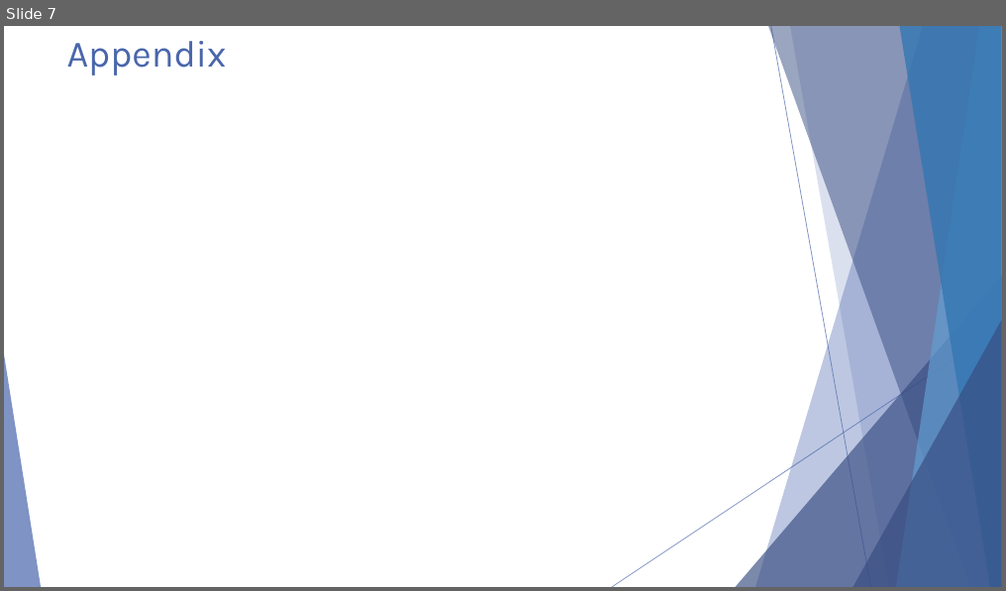
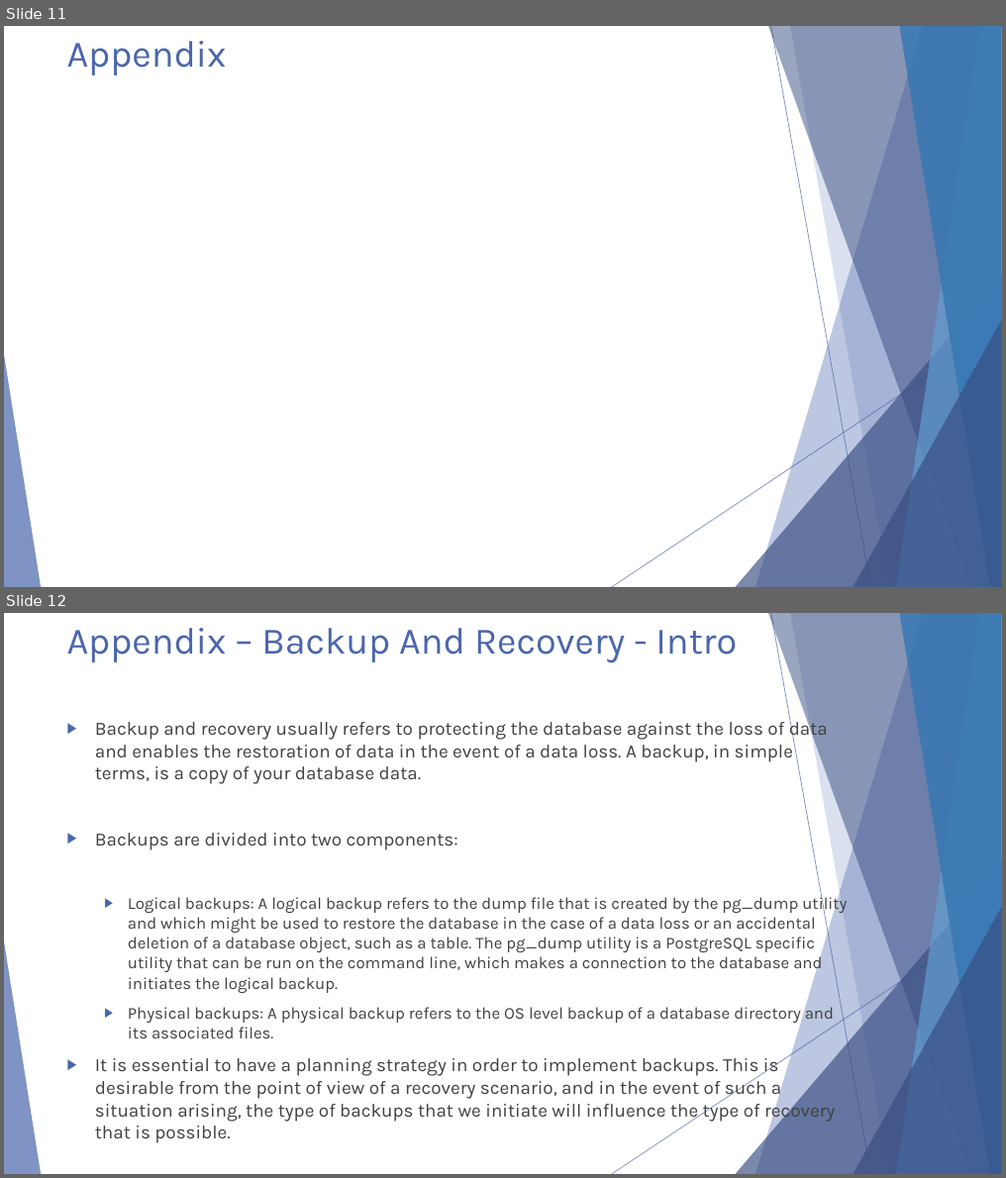
Before and after one commit to michaelrishiforrester/IntrotoPostgres2016, a slide deck: Presentations/Postgresql Presentation Day 2.pptx. Shown one above the other, each under a label of ours: slide 7 before the commit, slides 11 and 12 after it. The pictures are 1006x591 and 1006x1178 pixels, drawn with LibreOffice and Linux fonts; fonts in the diff are those of the drawing. Boxes give left, top, right and bottom in pixels: in the first picture for what was removed or moved away, otherwise in the second. Text is boxed around its words. In the diff, an @@ line names an element or a change of style, - is before the commit and + after.

```diff
--- a/Presentations/Postgresql Presentation Day 2.pptx
+++ b/Presentations/Postgresql Presentation Day 2.pptx
@@ slide 12 added at [4,613,1002,1174], background #FFFFFF; not listed: 10 template elements that a slide beside it also shows @@
@@ title added at [67,628,737,663], 36 pt, text #4A66AC @@
+Appendix – Backup And Recovery - Intro
@@ text added at [95,718,846,1144], 18 pt, text #404040 @@
+▶ Backup and recovery usually refers to protecting the database against the loss of data and enables the restoration of data in the event of a data loss. A backup, in simple terms, is a copy of your database data.
+▶ Backups are divided into two components:
+  ▶ Logical backups: A logical backup refers to the dump file that is created by the pg_dump utility and which might be used to restore the database in the case of a data loss or an accidental deletion of a database object, such as a table. The pg_dump utility is a PostgreSQL specific utility that can be run on the command line, which makes a connection to the database and initiates the logical backup.
+  ▶ Physical backups: A physical backup refers to the OS level backup of a database directory and its associated files.
+▶ It is essential to have a planning strategy in order to implement backups. This is desirable from the point of view of a recovery scenario, and in the event of such a situation arising, the type of backups that we initiate will influence the type of recovery that is possible.
@@ what was slide 7 is now slide 11 @@
```
Also in this commit, not shown: 9 other slides added, 1 slide removed.
